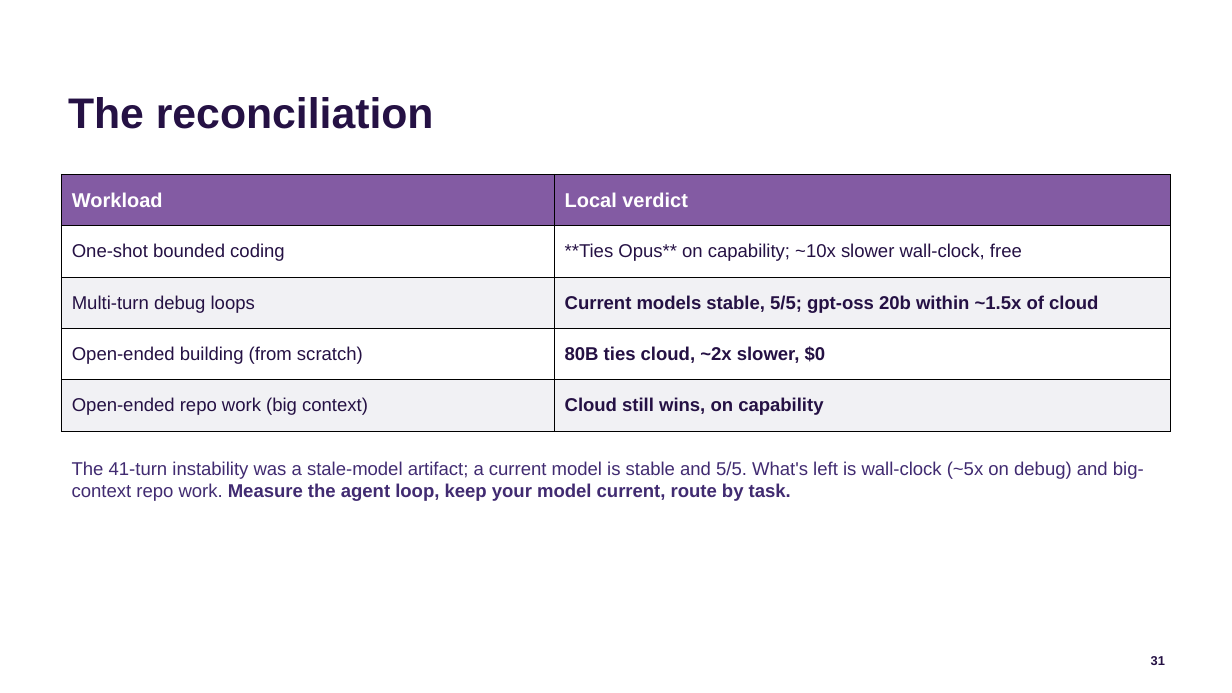
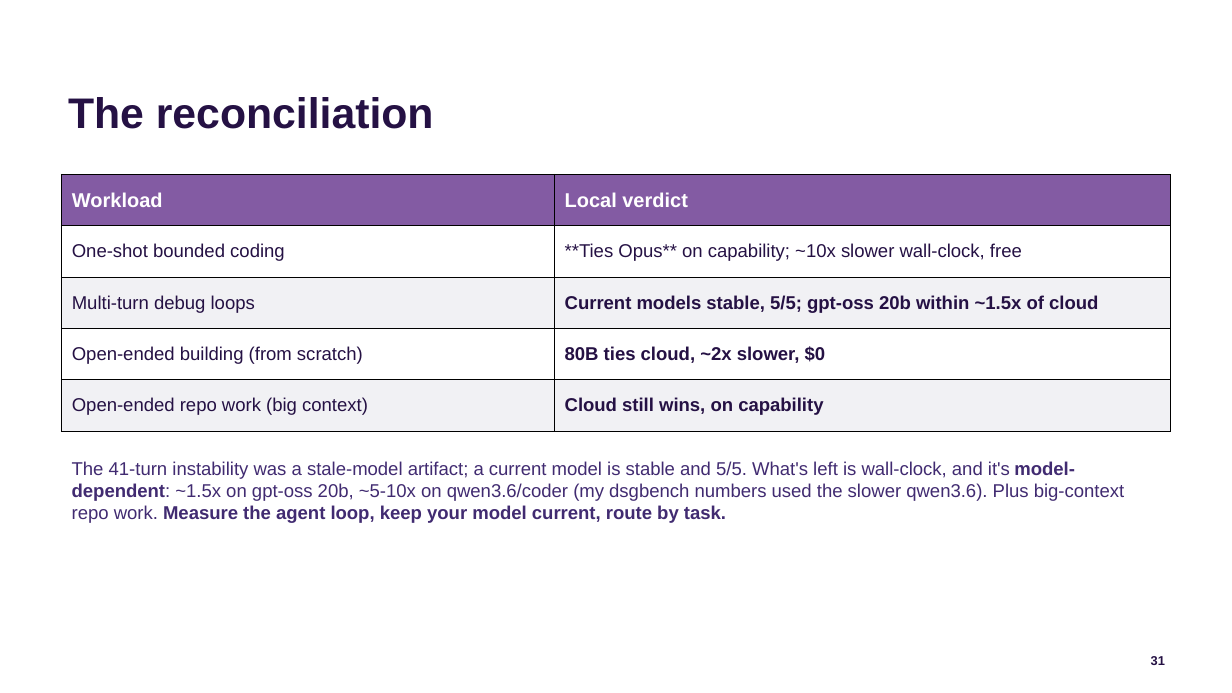
Before and after one commit to jconnolly/local-llm-pi5, a slide deck: slide 31 of local-llm-datasociety.pptx. Drawn at 1232x693 pixels with LibreOffice and Linux fonts; fonts in the diff are those of the drawing; background and template pictures are left out. Boxes give left, top, right and bottom in pixels: in the first picture for what was removed or moved away, otherwise in the second. Text is boxed around its words. In the diff, an @@ line names an element or a change of style, - is before the commit and + after.

```diff
--- a/local-llm-datasociety.pptx
+++ b/local-llm-datasociety.pptx
@@ text at box(72, 461, 1124, 523): text changed @@
-The 41-turn instability was a stale-model artifact; a current model is stable and 5/5. What's left is wall-clock (~5x on debug) and big-context repo work. Measure the agent loop, keep your model current, route by task.
+The 41-turn instability was a stale-model artifact; a current model is stable and 5/5. What's left is wall-clock, and it's model-dependent: ~1.5x on gpt-oss 20b, ~5-10x on qwen3.6/coder (my dsgbench numbers used the slower qwen3.6). Plus big-context repo work. Measure the agent loop, keep your model current, route by task.
```
Also in this commit, not shown: 2 other slides changed, 3 other files.
